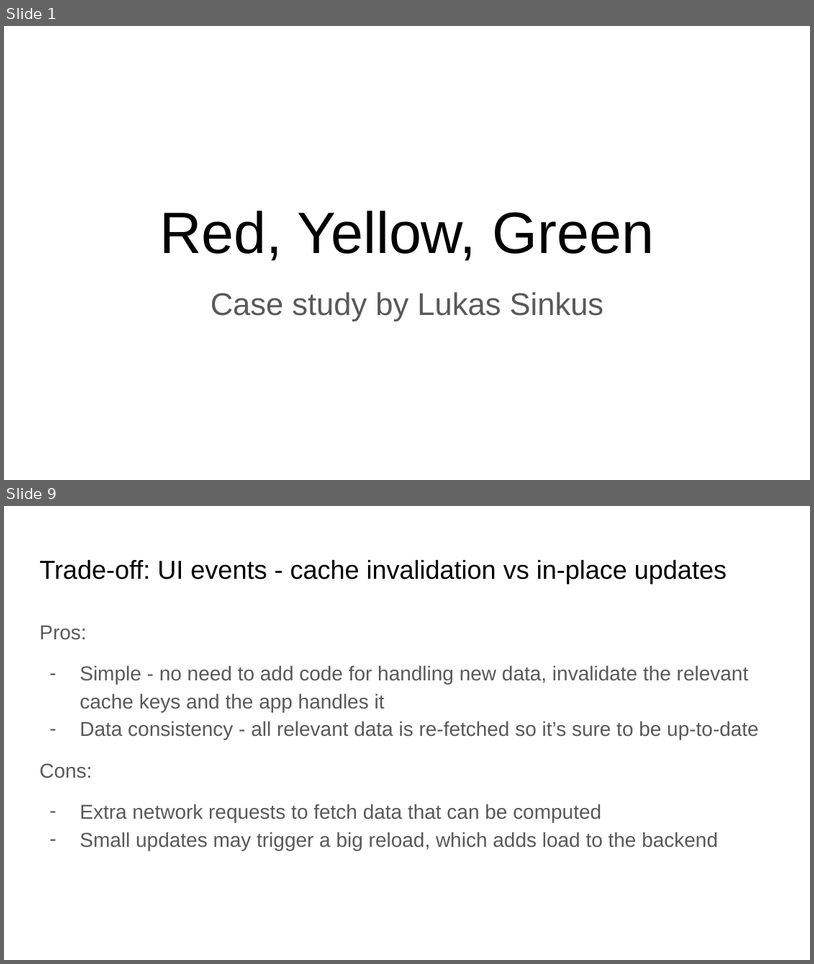
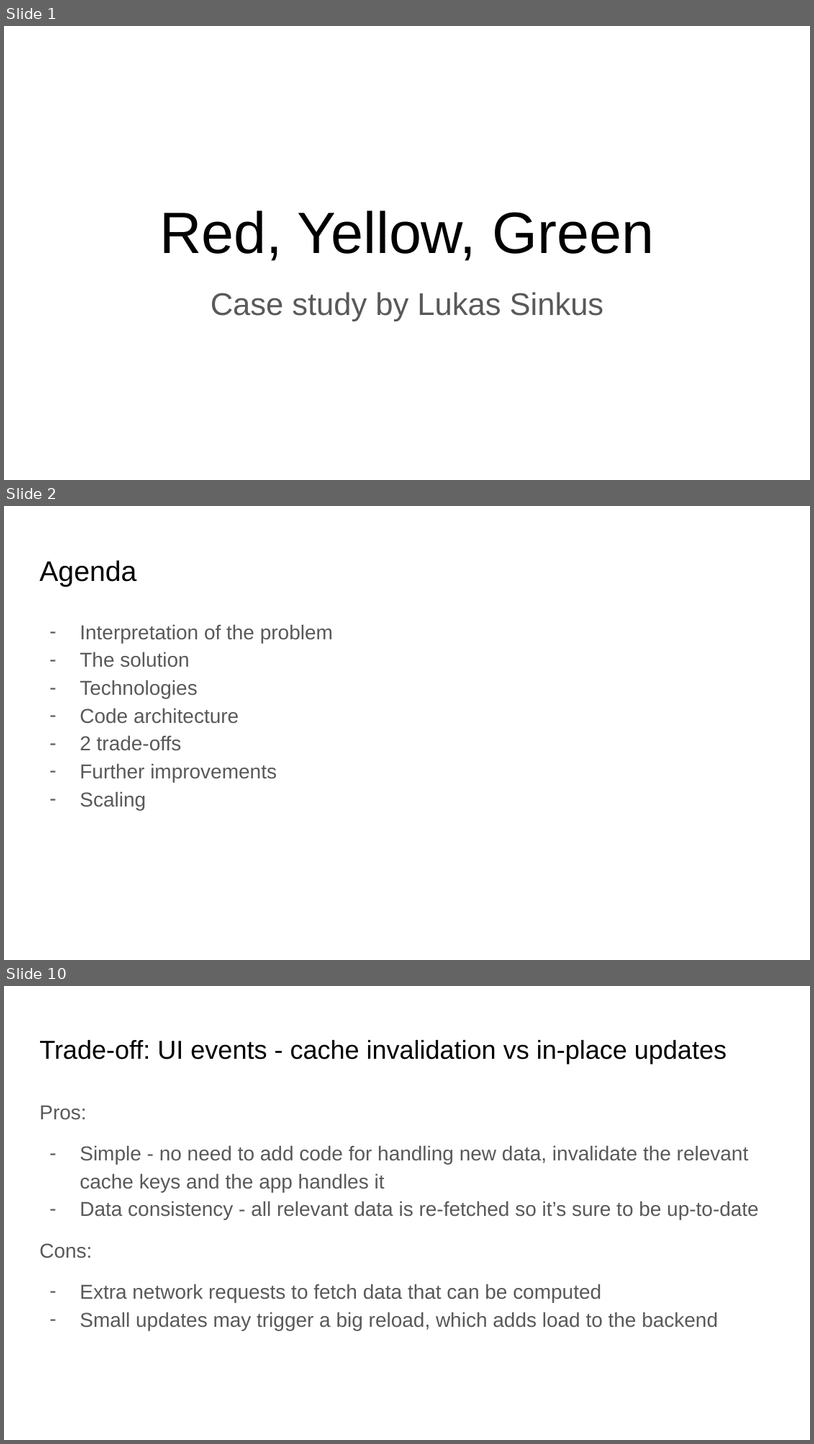
Before and after one commit to lusin-throwaway/RedYellowGreen, a slide deck: slides.pptx. Shown one above the other, each under a label of ours: slides 1 and 9 before the commit, slides 1, 2 and 10 after it; the slides between them are not shown. The pictures are 814x964 and 814x1444 pixels, drawn with LibreOffice and Linux fonts; fonts in the diff are those of the drawing. Boxes give left, top, right and bottom in pixels: in the first picture for what was removed or moved away, otherwise in the second. Text is boxed around its words. In the diff, an @@ line names an element or a change of style, - is before the commit and + after.

```diff
--- a/slides.pptx
+++ b/slides.pptx
@@ slide 2 added at (4, 506, 810, 960), background #FFFFFF @@
@@ title added at (39, 560, 136, 587), 25.2 pt, text #000000 @@
+Agenda
@@ text added at (80, 624, 333, 810), 18 pt, text #595959 @@
+– Interpretation of the problem
+– The solution
+– Technologies
+– Code architecture
+– 2 trade-offs
+– Further improvements
+– Scaling
@@ what was slide 9 is now slide 10 @@
```
Also in this commit, not shown: 8 slides changed, 2 other slides added.
